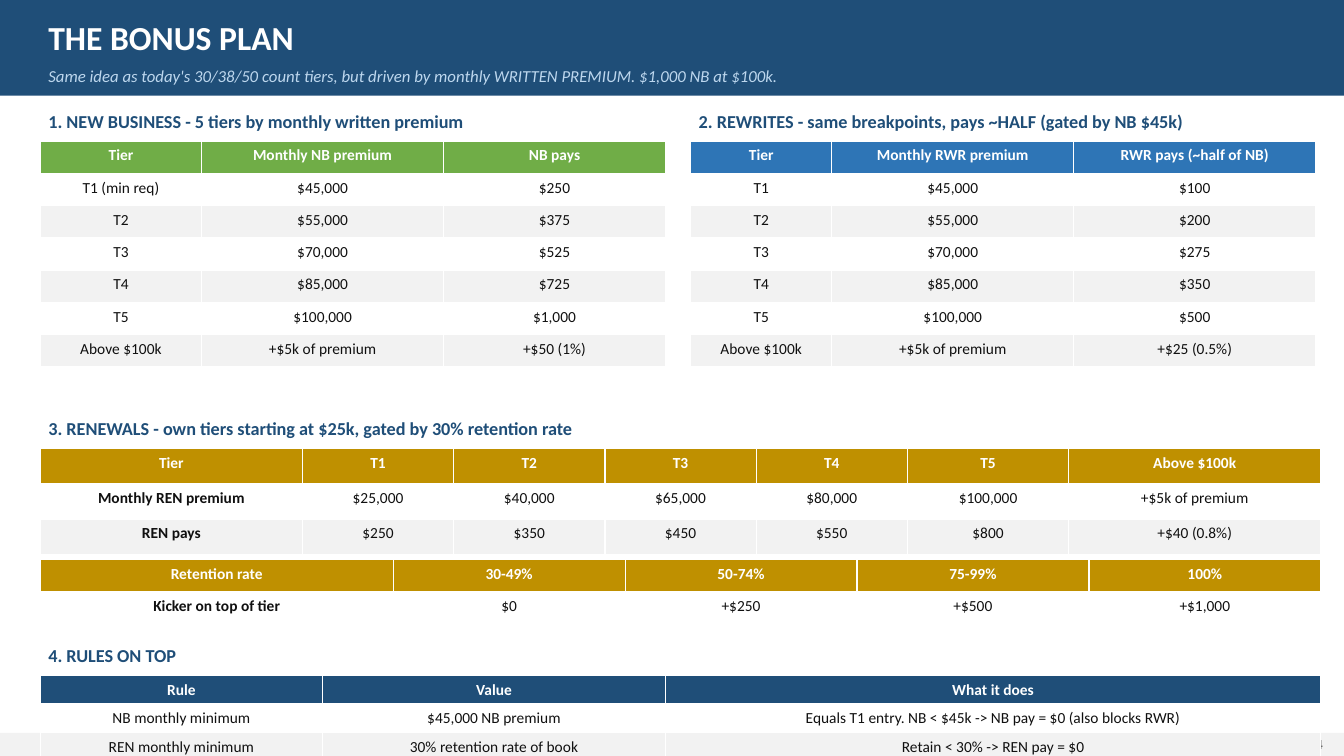
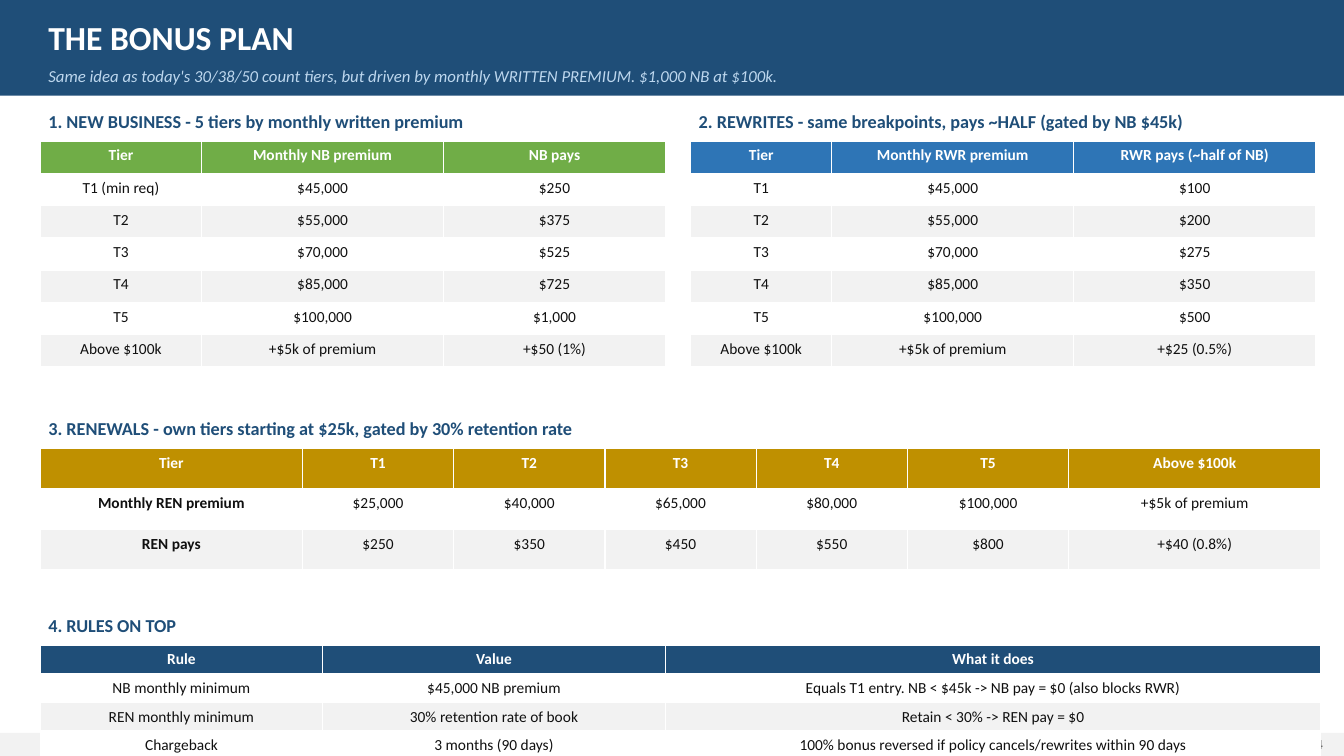
Before and after one commit to FAUS-tech/fiesta-bonus, a slide deck: slide 3 of output/Bonus_Plan_SIMPLE.pptx. Drawn at 1344x756 pixels with LibreOffice and Linux fonts; fonts in the diff are those of the drawing. Boxes give left, top, right and bottom in pixels: in the first picture for what was removed or moved away, otherwise in the second. Text is boxed around its words. In the diff, an @@ line names an element or a change of style, - is before the commit and + after.

```diff
--- a/output/Bonus_Plan_SIMPLE.pptx
+++ b/output/Bonus_Plan_SIMPLE.pptx
@@ table: place and size @@
-table at bbox=[40, 449, 1321, 555]
+table at bbox=[40, 449, 1321, 570]
@@ table removed at bbox=[40, 560, 1321, 624], 2 rows, 5 columns @@
-Retention rate | 30-49% | 50-74% | 75-99% | 100%
-Kicker on top of tier | $0 | +$250 | +$500 | +$1,000
@@ text "4. RULES ON TOP": place and size @@
-text "4. RULES ON TOP" at bbox=[48, 650, 176, 662]
+text "4. RULES ON TOP" at bbox=[48, 620, 176, 632]
@@ table: place and size @@
-table at bbox=[40, 676, 1321, 756]
+table at bbox=[40, 645, 1321, 756]
```
Also in this commit, not shown: 7 other slides changed, 3 other files.
